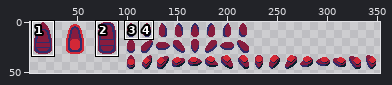
Pixel-art file, stored at src/assets/art/entities.aseprite. Above: a wide view before the commit, with the close-up outlined.
Close-up. As it was:
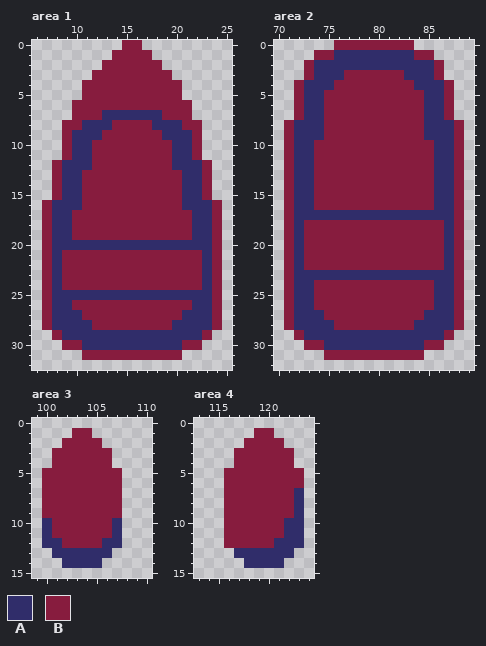
1280x720 pixels, 1 frame. Shown: area 1: x 6..25, y 0..32; area 2: x 70..89, y 0..32; area 3: x 99..110, y 0..15; area 4: x 113..124, y 0..15. The wide view leaves out empty margins. The commit also changed other parts of the picture, which this record leaves out.
Visible layers, top first: "packages", "boat".
Palette (. is transparent): A #302d6a  B #871c3e
Pixels before, area 1, first column x 7:
 0 ........BB........
 1 .......BBBB.......
 2 ......BBBBBB......
 3 .....BBBBBBBB.....
 4 ....BBBBBBBBBB....
 5 ....BBBBBBBBBB....
 6 ...BBBBBBBBBBBB...
 7 ...BBBAAAAAABBB...
 8 ..BBAAABBBBAAABB..
 9 ..BAAABBBBBBAAAB..
10 ..BAABBBBBBBBAAB..
11 ..BAABBBBBBBBAAB..
12 .BAAABBBBBBBBAAAB.
13 .BAABBBBBBBBBBAAB.
14 .BAABBBBBBBBBBAAB.
15 .BAABBBBBBBBBBAAB.
16 BAAABBBBBBBBBBAAAB
17 BAABBBBBBBBBBBBAAB
18 BAABBBBBBBBBBBBAAB
19 BAABBBBBBBBBBBBAAB
20 BAAAAAAAAAAAAAAAAB
21 BABBBBBBBBBBBBBBAB
22 BABBBBBBBBBBBBBBAB
23 BABBBBBBBBBBBBBBAB
24 BABBBBBBBBBBBBBBAB
25 BAAAAAAAAAAAAAAAAB
26 BAABBBBBBBBBBBBAAB
27 BAAABBBBBBBBBBAAAB
28 BAAAABBBBBBBBAAAAB
29 .BAAAAAAAAAAAAAAB.
30 ..BBAAAAAAAAAABB..
31 ....BBBBBBBBBB....
Pixels before, area 2, first column x 71:
 0 .....BBBBBBBB.....
 1 ...BBAAAAAAAABB...
 2 ..BAAAAAAAAAAAAB..
 3 ..BAAABBBBBBAAAB..
 4 .BAAABBBBBBBBAAAB.
 5 .BAABBBBBBBBBBAAB.
 6 .BAABBBBBBBBBBAAB.
 7 .BAABBBBBBBBBBAAB.
 8 BAAABBBBBBBBBBAAAB
 9 BAAABBBBBBBBBBAAAB
10 BAABBBBBBBBBBBBAAB
11 BAABBBBBBBBBBBBAAB
12 BAABBBBBBBBBBBBAAB
13 BAABBBBBBBBBBBBAAB
14 BAABBBBBBBBBBBBAAB
15 BAABBBBBBBBBBBBAAB
16 BAABBBBBBBBBBBBAAB
17 BAAAAAAAAAAAAAAAAB
18 BABBBBBBBBBBBBBBAB
19 BABBBBBBBBBBBBBBAB
20 BABBBBBBBBBBBBBBAB
21 BABBBBBBBBBBBBBBAB
22 BABBBBBBBBBBBBBBAB
23 BAAAAAAAAAAAAAAAAB
24 BAABBBBBBBBBBBBAAB
25 BAABBBBBBBBBBBBAAB
26 BAABBBBBBBBBBBBAAB
27 BAAABBBBBBBBBBAAAB
28 BAAAABBBBBBBBAAAAB
29 .BAAAAAAAAAAAAAAB.
30 ..BBAAAAAAAAAABB..
31 ....BBBBBBBBBB....
Pixels before, area 3, first column x 100:
 1 ...BB...
 2 ..BBBB..
 3 .BBBBBB.
 4 .BBBBBB.
 5 BBBBBBBB
 6 BBBBBBBB
 7 BBBBBBBB
 8 BBBBBBBB
 9 BBBBBBBB
10 ABBBBBBA
11 ABBBBBBA
12 AABBBBAA
13 .AAAAAA.
14 ..AAAA..
Pixels before, area 4, first column x 116:
 1 ...BB...
 2 ..BBBB..
 3 .BBBBBB.
 4 .BBBBBB.
 5 BBBBBBBB
 6 BBBBBBBB
 7 BBBBBBBA
 8 BBBBBBBA
 9 BBBBBBBA
10 BBBBBBAA
11 BBBBBBAA
12 BBBBBAAA
13 .AAAAAA.
14 ..AAAA..
And afterwards:
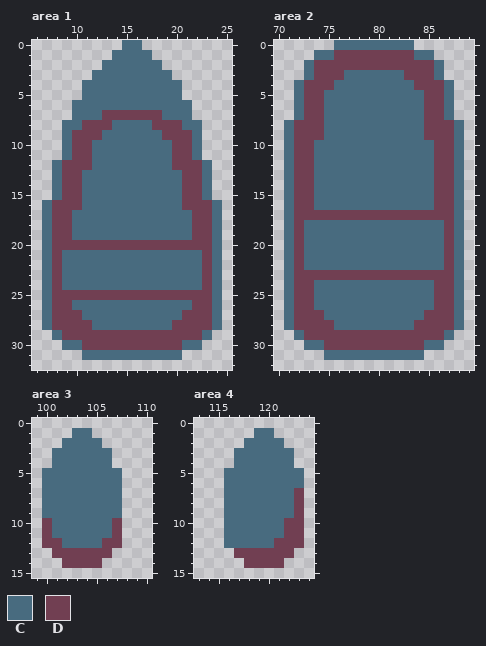
Colours new in this view: C #486b7f  D #713f52
Changes in this commit:
Changed rows in their new state; - is an unchanged pixel.
Area 1, layer "boat":
first column x 7:
 0 --------CC--------
 1 -------CCCC-------
 2 ------CCCCCC------
 3 -----CCCCCCCC-----
 4 ----CCCCCCCCCC----
 5 ----CCCCCCCCCC----
 6 ---CCCCCCCCCCCC---
 7 ---CCCDDDDDDCCC---
 8 --CCDDDCCCCDDDCC--
 9 --CDDDCCCCCCDDDC--
10 --CDDCCCCCCCCDDC--
11 --CDDCCCCCCCCDDC--
12 -CDDDCCCCCCCCDDDC-
13 -CDDCCCCCCCCCCDDC-
14 -CDDCCCCCCCCCCDDC-
15 -CDDCCCCCCCCCCDDC-
16 CDDDCCCCCCCCCCDDDC
17 CDDCCCCCCCCCCCCDDC
18 CDDCCCCCCCCCCCCDDC
19 CDDCCCCCCCCCCCCDDC
20 CDDDDDDDDDDDDDDDDC
21 CDCCCCCCCCCCCCCCDC
22 CDCCCCCCCCCCCCCCDC
23 CDCCCCCCCCCCCCCCDC
24 CDCCCCCCCCCCCCCCDC
25 CDDDDDDDDDDDDDDDDC
26 CDDCCCCCCCCCCCCDDC
27 CDDDCCCCCCCCCCDDDC
28 CDDDDCCCCCCCCDDDDC
29 -CDDDDDDDDDDDDDDC-
30 --CCDDDDDDDDDDCC--
31 ----CCCCCCCCCC----
Area 2, layer "boat":
first column x 71:
 0 -----CCCCCCCC-----
 1 ---CCDDDDDDDDCC---
 2 --CDDDDDDDDDDDDC--
 3 --CDDDCCCCCCDDDC--
 4 -CDDDCCCCCCCCDDDC-
 5 -CDDCCCCCCCCCCDDC-
 6 -CDDCCCCCCCCCCDDC-
 7 -CDDCCCCCCCCCCDDC-
 8 CDDDCCCCCCCCCCDDDC
 9 CDDDCCCCCCCCCCDDDC
10 CDDCCCCCCCCCCCCDDC
11 CDDCCCCCCCCCCCCDDC
12 CDDCCCCCCCCCCCCDDC
13 CDDCCCCCCCCCCCCDDC
14 CDDCCCCCCCCCCCCDDC
15 CDDCCCCCCCCCCCCDDC
16 CDDCCCCCCCCCCCCDDC
17 CDDDDDDDDDDDDDDDDC
18 CDCCCCCCCCCCCCCCDC
19 CDCCCCCCCCCCCCCCDC
20 CDCCCCCCCCCCCCCCDC
21 CDCCCCCCCCCCCCCCDC
22 CDCCCCCCCCCCCCCCDC
23 CDDDDDDDDDDDDDDDDC
24 CDDCCCCCCCCCCCCDDC
25 CDDCCCCCCCCCCCCDDC
26 CDDCCCCCCCCCCCCDDC
27 CDDDCCCCCCCCCCDDDC
28 CDDDDCCCCCCCCDDDDC
29 -CDDDDDDDDDDDDDDC-
30 --CCDDDDDDDDDDCC--
31 ----CCCCCCCCCC----
Area 3, layer "boat":
first column x 100:
 1 ---CC---
 2 --CCCC--
 3 -CCCCCC-
 4 -CCCCCC-
 5 CCCCCCCC
 6 CCCCCCCC
 7 CCCCCCCC
 8 CCCCCCCC
 9 CCCCCCCC
10 DCCCCCCD
11 DCCCCCCD
12 DDCCCCDD
13 -DDDDDD-
14 --DDDD--
Area 4, layer "boat":
first column x 116:
 1 ---CC---
 2 --CCCC--
 3 -CCCCCC-
 4 -CCCCCC-
 5 CCCCCCCC
 6 CCCCCCCC
 7 CCCCCCCD
 8 CCCCCCCD
 9 CCCCCCCD
10 CCCCCCDD
11 CCCCCCDD
12 CCCCCDDD
13 -DDDDDD-
14 --DDDD--
Boxes around the changes in both close-ups, in picture pixels (x1, y1, x2, y2):
changed: (42, 40, 222, 360)
changed: (284, 40, 464, 360)
changed: (42, 428, 122, 568)
changed: (224, 428, 304, 568)
